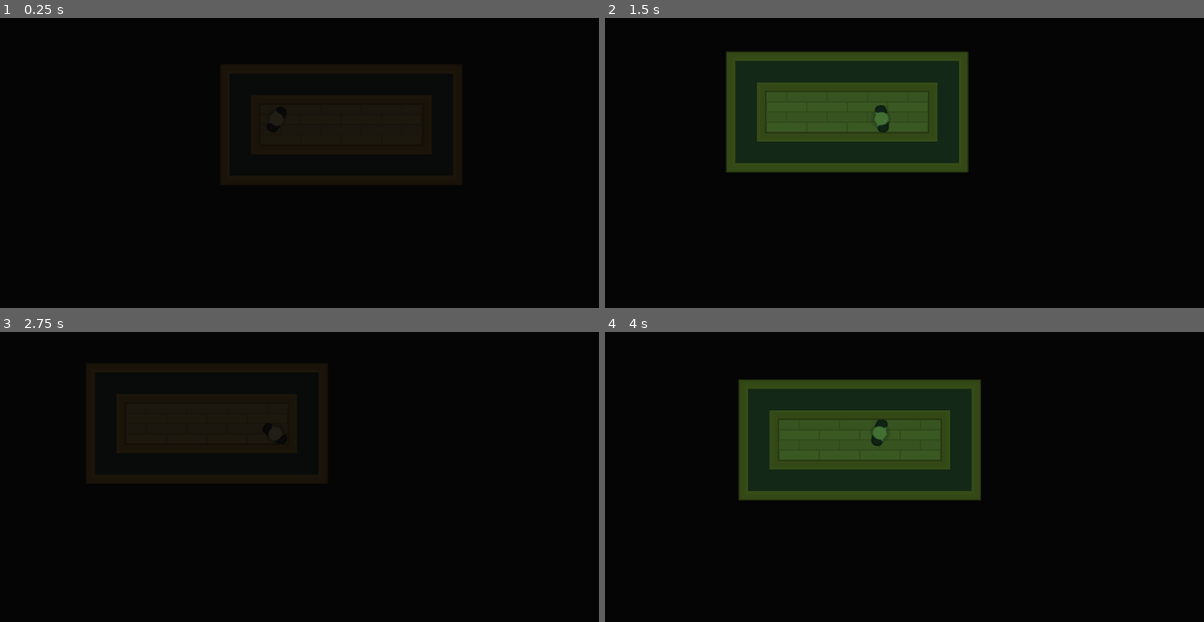
Above: before the commit, frames 1-4 (two rows, left to right).
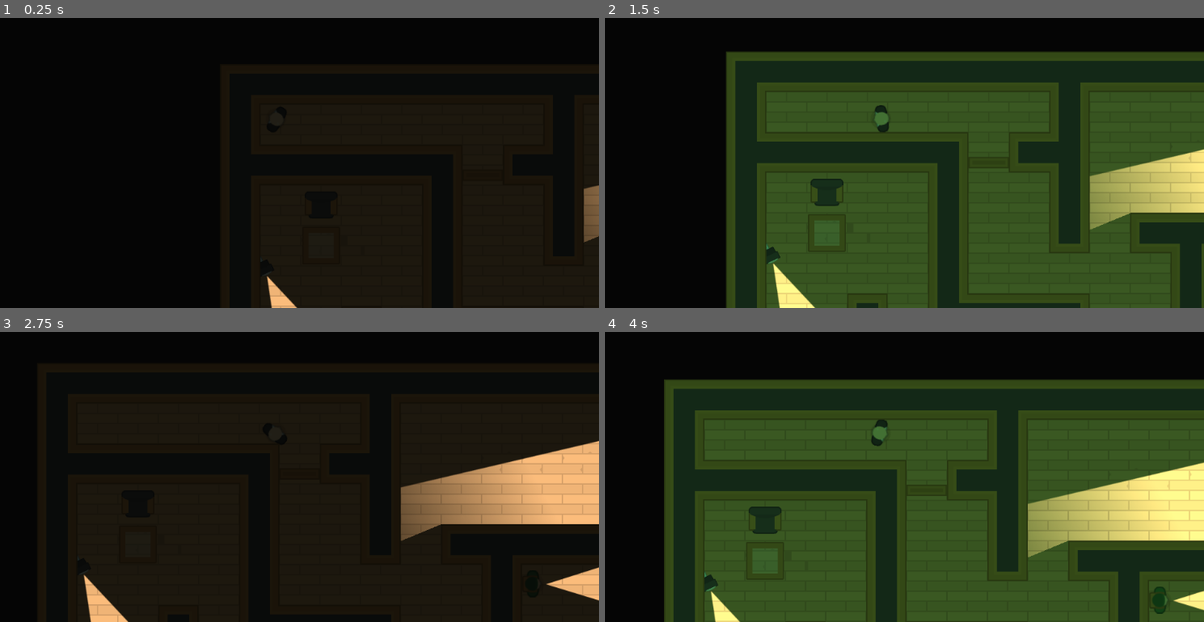
Above: after the commit, the same moments.

Repository: bruhify32/SpyTheGame
Game: Godot game, scene res://Levels/Level1.tscn
Same seed, same stepped clock (60 frames per second), same inputs: the game is played once before the commit and once after it. Before the commit the project starts from res://Levels/TemplateLevel.tscn.
Inputs (mouse positions are in pixels of both pictures, inside the frame that each line leads up to):
- Up to frame 1 (0.25 s): no input
- Up to frame 2 (1.5 s): tap Enter at 0.5 s; move the mouse to (1024, 99) at 0.52 s; hold D (move_right) 0.53-1.28 s; tap Space (torch_vision_mode) at 0.6, 1.35 s; click (1024, 99) at 0.67 s; move the mouse to (748, 136) at 1.27 s; hold S (move_down) from 1.28 s (still down)
- Up to frame 3 (2.75 s): move the mouse to (341, 349) at 2.02 s; release S (move_down) at 2.03 s; hold D (move_right) from 2.03 s (still down); tap Space (torch_vision_mode) at 2.1 s
- Up to frame 4 (4 s): move the mouse to (850, 508) at 2.77 s; release D (move_right) at 2.78 s; hold W (move_up) 2.78-3.53 s; tap Space (torch_vision_mode) at 2.85, 3.6 s; click (850, 508) at 2.92 s; move the mouse to (1072, 488) at 3.52 s; hold A (move_left) from 3.53 s (still down)

The runs differ from the first frame. In frame 1, 0.9% of the frame differs, in the area x 43-100%, y 57-100%; in frame 2, 55%; in frame 3, 8.4%; in frame 4, 61%, in the area x 9-100%, y 16-100%.
Error after the commit: Invalid get index '0' (on base: 'Array'). (res://Character/guard.gd:24)

Commit message:
added a singleton which will generate 4 digit combination

Diff:
--- a/Levels/Level1.tscn
+++ b/Levels/Level1.tscn
@@ -12,16 +12,16 @@
 tile_data = PoolIntArray( 0, 2, 0, 1, 2, 2, 2, 2, 2, 3, 2, 2, 4, 2, 2, 5, 2, 2, 6, 2, 2, 7, 2, 2, 8, 2, 3, 9, 2, 2, 10, …(8089 unchanged characters)…
 
 [node name="Destination" type="Position2D" parent="Navigation2D/Destinations" index="0"]
-position = Vector2( 113.265, 656.937 )
+position = Vector2( 115, 608 )
 
 [node name="Destination2" type="Position2D" parent="Navigation2D/Destinations" index="1"]
-position = Vector2( 1529.08, 966.527 )
+position = Vector2( 1600, 848 )
 
 [node name="Destination3" type="Position2D" parent="Navigation2D/Destinations" index="2"]
-position = Vector2( 783.416, 1119.44 )
+position = Vector2( 904, 648 )
 
 [node name="Destination4" type="Position2D" parent="Navigation2D/Destinations" index="3"]
-position = Vector2( 1576.27, 152.908 )
+position = Vector2( 1136, 256 )
 
 [node name="Furniture" parent="Navigation2D" index="2"]
 tile_data = PoolIntArray( 65560, 1610612736, 0, 65561, 1610612736, 0, 131092, 1610612736, 0, 131096, 1, 0, 131097, 1610 …(799 unchanged characters)…
--- a/Levels/LockedDoor.gd
+++ b/Levels/LockedDoor.gd
@@ -1,6 +1,9 @@
 extends "res://Levels/Door.gd"
 
 onready var numpad : Popup = $CanvasLayer/Numpad;
+
+func _ready():
+	generate_combination();
 
 func _on_Door_input_event(viewport,event,shape_idx):
 	if Input.is_mouse_button_pressed(BUTTON_LEFT) and can_click:
@@ -14,3 +17,9 @@
 func _on_Numpad_combination_correct():
 	open();
 	numpad.hide();
+
+func generate_combination():
+	var length = 4;
+	var combination = CombinationGenerator.generate_combination(length);
+	numpad.combination = combination;
+	print(str(combination))
--- a/Levels/LockedDoor.tscn
+++ b/Levels/LockedDoor.tscn
@@ -14,7 +14,6 @@
 [node name="CanvasLayer" type="CanvasLayer" parent="." index="4"]
 
 [node name="Numpad" parent="CanvasLayer" index="0" instance=ExtResource( 3 )]
-visible = false
 margin_right = 300.0
 margin_bottom = 400.0
 
--- /dev/null
+++ b/Levels/combination_generator.gd
@@ -0,0 +1,7 @@
+extends Node;
+
+func generate_combination(length):
+	var combination : Array = [];
+	for number in range(length):
+		combination.append(randi()%10);
+	return combination;
--- a/UI/Numpad.gd
+++ b/UI/Numpad.gd
@@ -1,6 +1,6 @@
 extends Popup
 
-var combination : Array = [0,4,5,1];
+var combination : Array = [];
 var guess : Array = [];
 onready var display : Label = $NinePatchRect/VBoxContainer/DisplayContainer/Display;
 onready var status_light : TextureRect = $NinePatchRect/VBoxContainer/ButtonContainer/GridContainer/StatusLight;
--- a/project.godot
+++ b/project.godot
@@ -11,8 +11,12 @@
 [application]
 
 config/name="SpyTheGame"
-run/main_scene="res://Levels/TemplateLevel.tscn"
+run/main_scene="res://Levels/Level1.tscn"
 config/icon="res://icon.png"
+
+[autoload]
+
+CombinationGenerator="*res://Levels/combination_generator.gd"
 
 [input]
 
